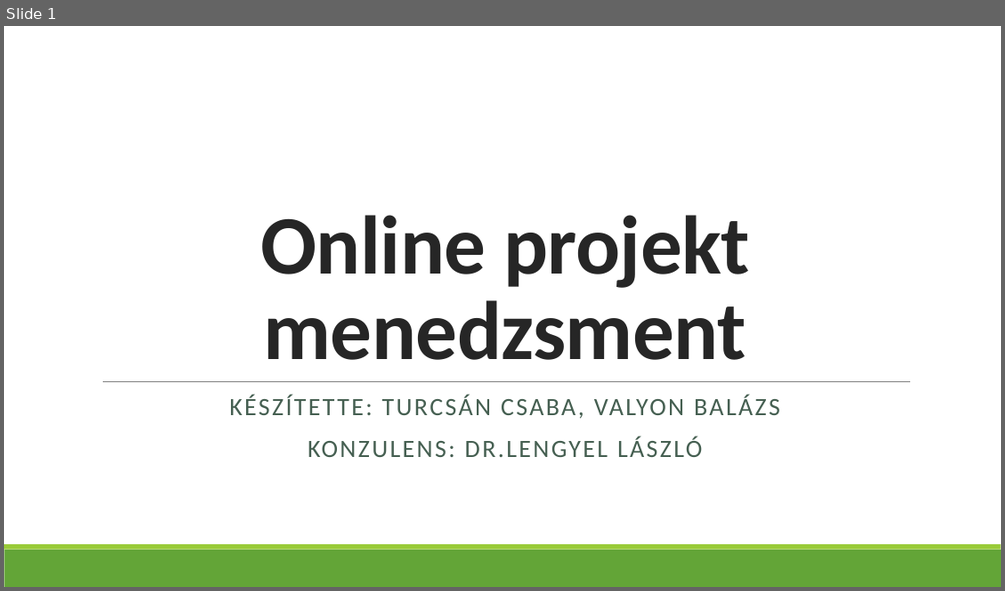
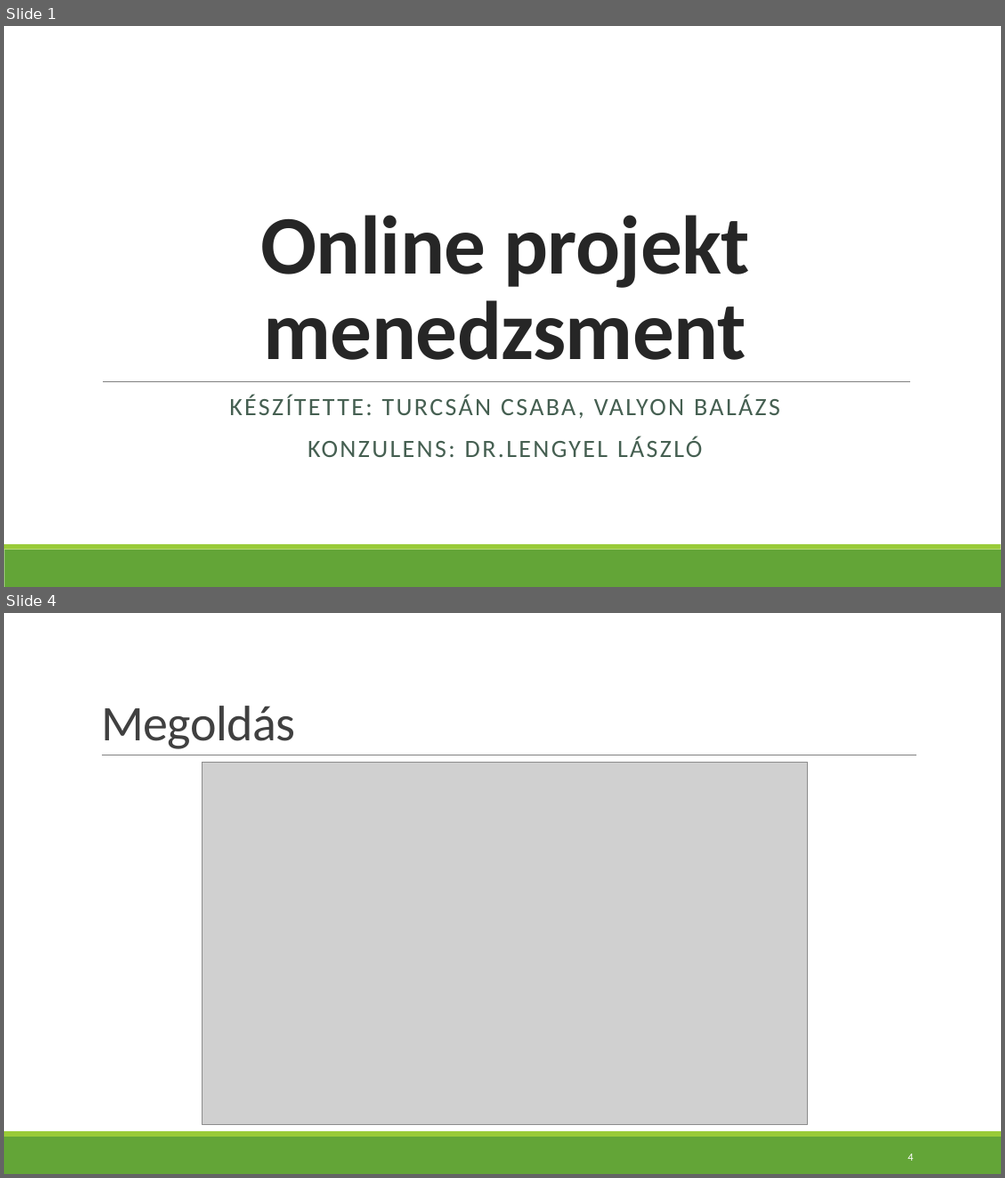
Before and after one commit to valyonbalazs/softarch, a slide deck: specification/prezentacio_v01.pptx. Shown one above the other, each under a label of ours: slide 1 before the commit, slides 1 and 4 after it; the slides between them are not shown. The pictures are 1005x591 and 1005x1178 pixels, drawn with LibreOffice and Linux fonts; fonts in the diff are those of the drawing; grey boxes stand for pictures. Boxes give left, top, right and bottom in pixels: in the first picture for what was removed or moved away, otherwise in the second. Text is boxed around its words. In the diff, an @@ line names an element or a change of style, - is before the commit and + after.

```diff
--- a/specification/prezentacio_v01.pptx
+++ b/specification/prezentacio_v01.pptx
@@ slide 4 added at [4, 613, 1001, 1174], background #FFFFFF; not listed: 2 template elements that a slide beside it also shows @@
@@ title added at [101, 706, 295, 749], 48 pt, text #404040 @@
+Megoldás
@@ line added from (102, 755) to (917, 755), #808080 0.5 pt @@
@@ picture added at [202, 762, 807, 1125] @@
@@ page number added at [907, 1153, 913, 1160], 10.5 pt, text #FFFFFF @@
+4
```
Also in this commit, not shown: 6 slides changed, 2 other slides added, 3 slides removed.
